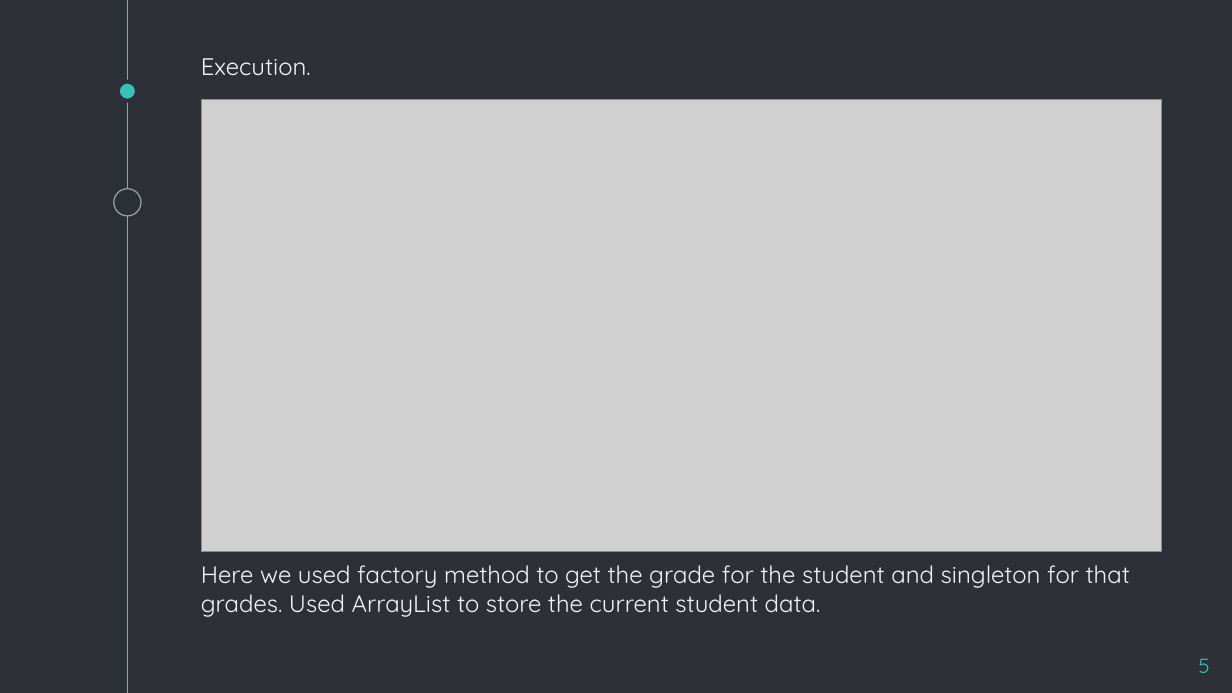
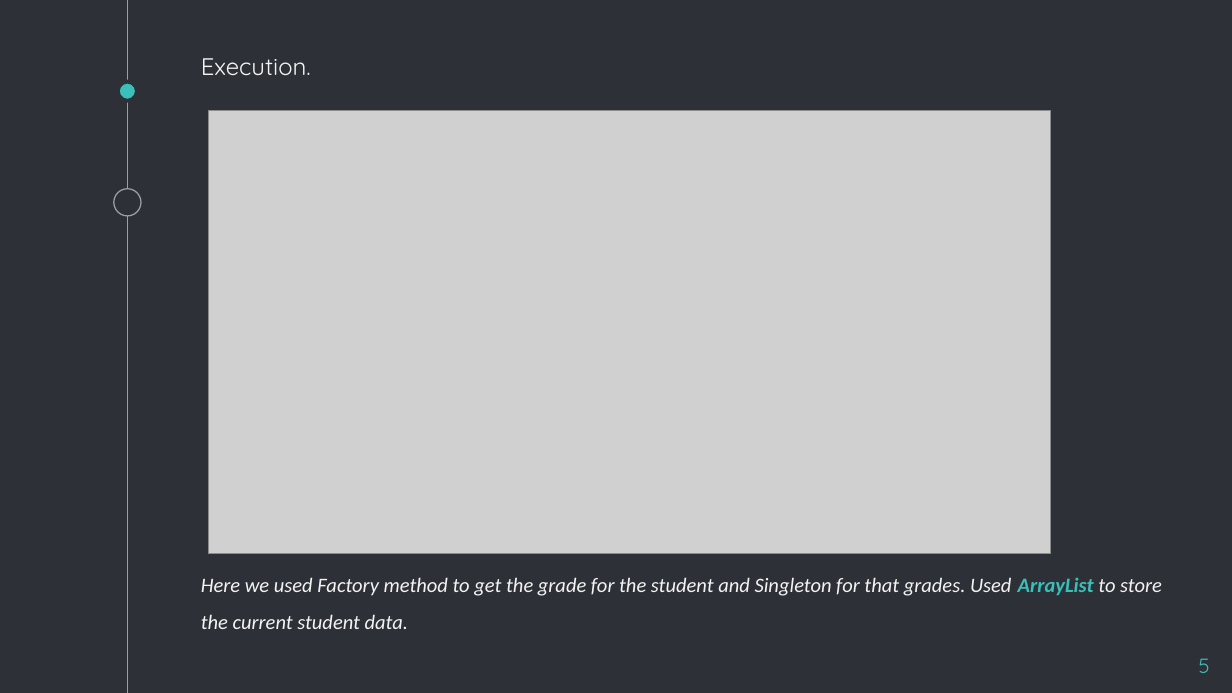
Before and after one commit to light-34/DynamicCodeDevelopers, a slide deck: slide 5 of ProjectDataStrc.pptx. Drawn at 1232x693 pixels with LibreOffice and Linux fonts; fonts in the diff are those of the drawing; grey boxes stand for pictures. Boxes give left, top, right and bottom in pixels: in the first picture for what was removed or moved away, otherwise in the second. Text is boxed around its words. In the diff, an @@ line names an element or a change of style, - is before the commit and + after.

```diff
--- a/ProjectDataStrc.pptx
+++ b/ProjectDataStrc.pptx
@@ picture resized from (x1=201, y1=100, x2=1162, y2=552) to (x1=208, y1=111, x2=1051, y2=554) @@
@@ text at (x1=201, y1=577, x2=1162, y2=629): text changed; size 14 to 12 pt; font Quicksand to Calibri; italic on @@
-Here we used factory method to get the grade for the student and singleton for that grades. Used ArrayList to store the current student data.
+Here we used Factory method to get the grade for the student and Singleton for that grades. Used ArrayList to store the current student data.
```
Also in this commit, not shown: 5 other slides changed, 2 slides added, 2 slides removed.
